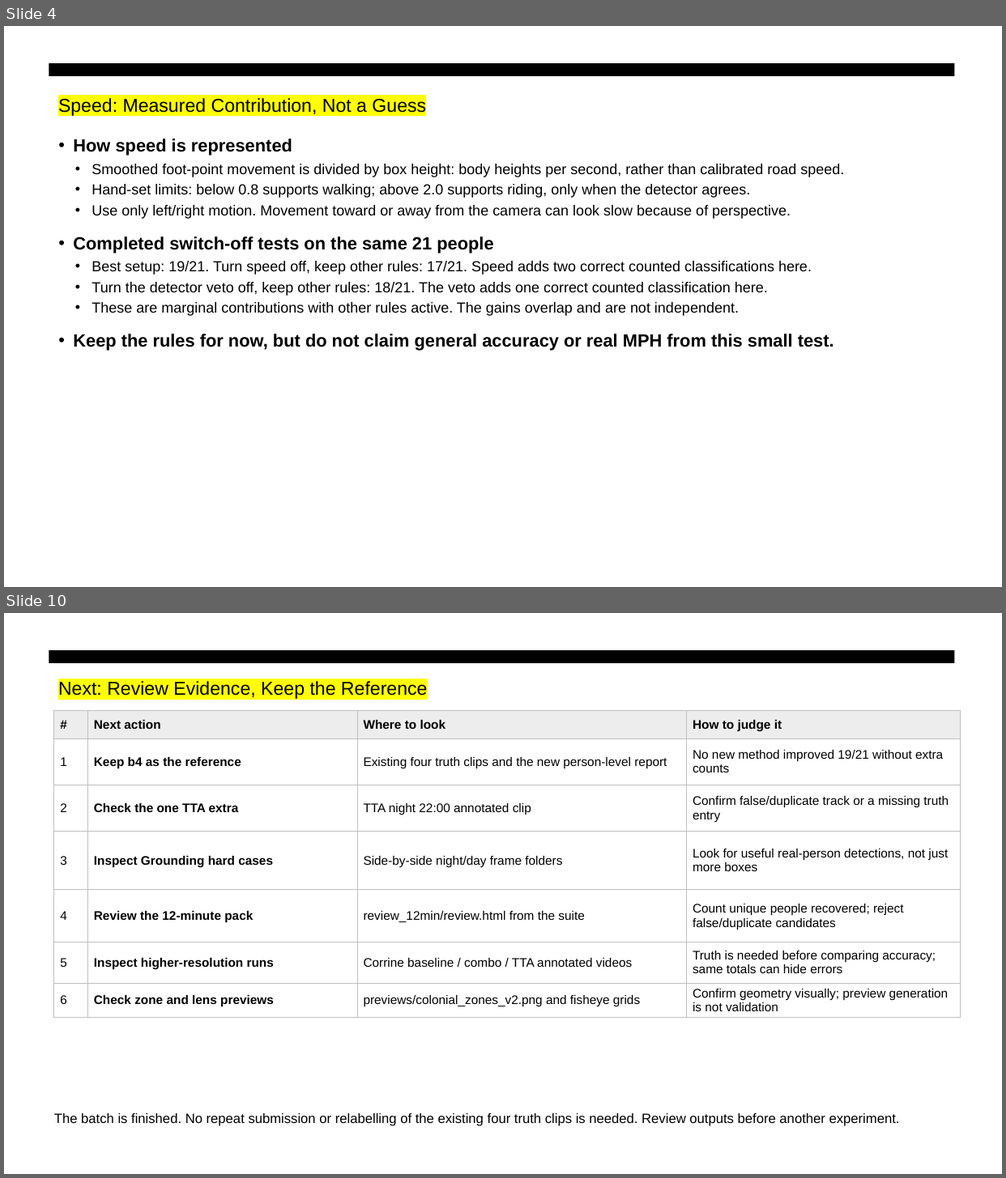
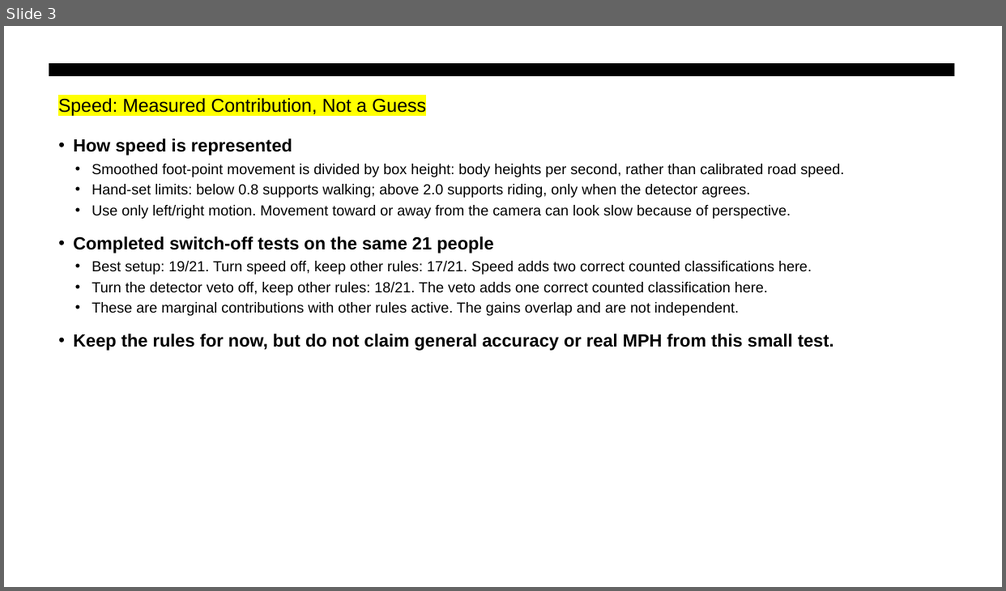
Before and after one commit to RithikaMathew/objectDetect, a slide deck: reports/presentations/bike_weekly_meeting_10_19_results.pptx. Shown one above the other, each under a label of ours: slides 4 and 10 before the commit, slide 3 after it; the slides between them are not shown. The pictures are 1006x1178 and 1006x591 pixels, drawn with LibreOffice and Linux fonts; fonts in the diff are those of the drawing. Boxes give left, top, right and bottom in pixels: in the first picture for what was removed or moved away, otherwise in the second. Text is boxed around its words. In the diff, an @@ line names an element or a change of style, - is before the commit and + after.

```diff
--- a/reports/presentations/bike_weekly_meeting_10_19_results.pptx
+++ b/reports/presentations/bike_weekly_meeting_10_19_results.pptx
@@ slide 10 removed at (4,613,1002,1174), background #FFFFFF; not listed: 1 template element that a slide beside it also shows @@
@@ text removed at (58,681,428,699) @@
-Next: Review Evidence, Keep the Reference
@@ table removed at (54,710,960,1015), 7 rows, 4 columns @@
-# | Next action | Where to look | How to judge it
-1 | Keep b4 as the reference | Existing four truth clips and the new person-level report | No new method improved 19/21 without extra counts
-2 | Check the one TTA extra | TTA night 22:00 annotated clip | Confirm false/duplicate track or a missing truth entry
-3 | Inspect Grounding hard cases | Side-by-side night/day frame folders | Look for useful real-person detections, not just more boxes
-4 | Review the 12-minute pack | review_12min/review.html from the suite | Count unique people recovered; reject false/duplicate candidates
-5 | Inspect higher-resolution runs | Corrine baseline / combo / TTA annotated videos | Truth is needed before comparing accuracy; same totals can hide errors
-6 | Check zone and lens previews | previews/colonial_zones_v2.png and fisheye grids | Confirm geometry visually; preview generation is not validation
@@ text removed at (54,1114,900,1127) @@
-The batch is finished. No repeat submission or relabelling of the existing four truth clips is needed. Review outputs before another experiment.
@@ what was slide 4 is now slide 3 @@
```
Also in this commit, not shown: 1 slide changed, 6 slides added, 9 other slides removed, 45 other files.
